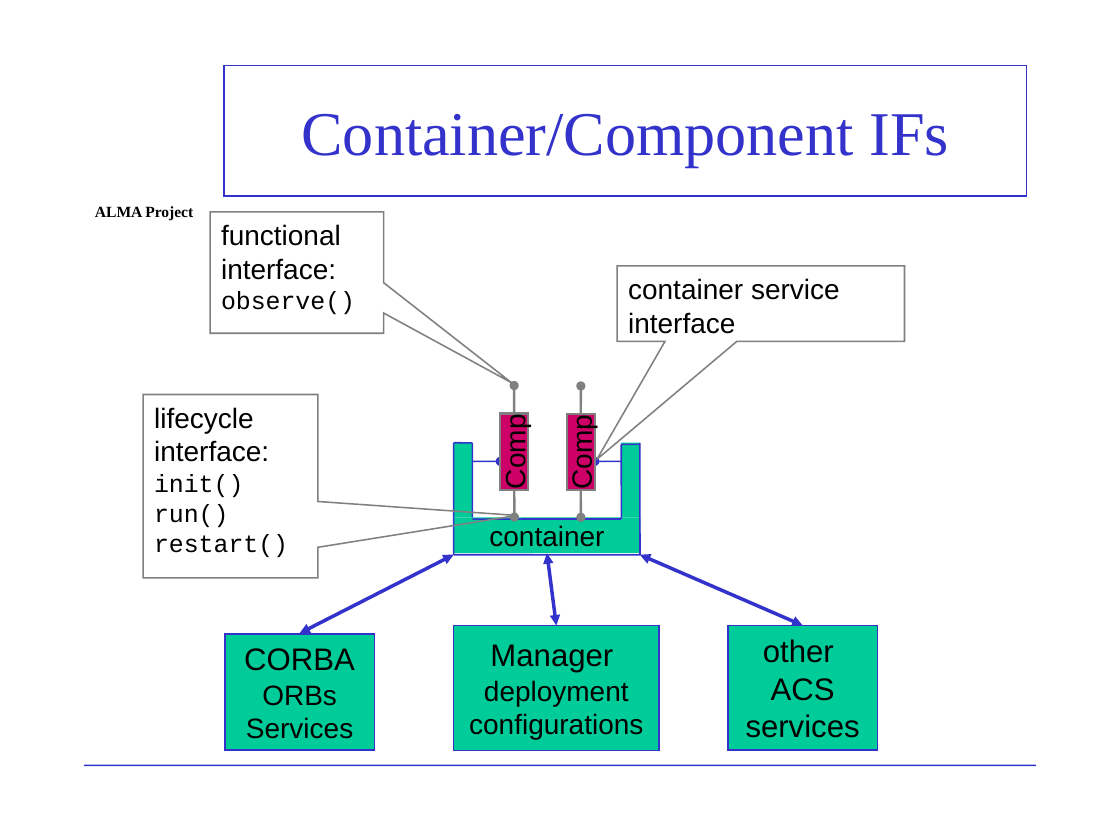
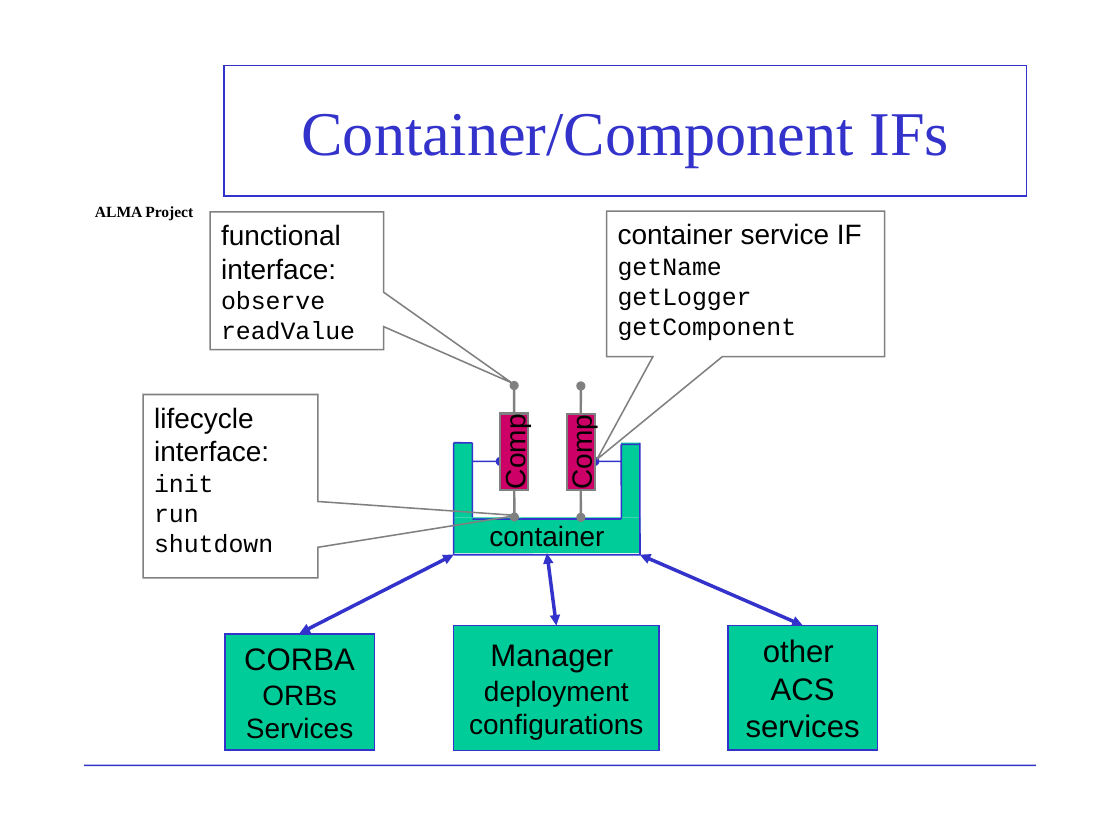
Before and after one commit to ACS-Community/ACS, a slide deck: slide 5 of Documents/ACS-Course/ACSCourse-01c-ContComp.ppt. Drawn at 1120x840 pixels with LibreOffice and Linux fonts; fonts in the diff are those of the drawing; background and template pictures are left out. Boxes give left, top, right and bottom in pixels: in the first picture for what was removed or moved away, otherwise in the second. Text is boxed around its words. In the diff, an @@ line names an element or a change of style, - is before the commit and + after.

```diff
--- a/Documents/ACS-Course/ACSCourse-01c-ContComp.ppt
+++ b/Documents/ACS-Course/ACSCourse-01c-ContComp.ppt
@@ speech box "functional" resized from (x1=211, y1=212, x2=384, y2=333) to (x1=211, y1=212, x2=384, y2=349) @@
@@ speech box "functional" at (x1=211, y1=212, x2=384, y2=349): proportions changed @@
@@ speech box "container service IF" at (x1=607, y1=212, x2=885, y2=357): proportions changed @@
@@ speech box "container service IF" resized from (x1=617, y1=267, x2=905, y2=342) to (x1=607, y1=212, x2=885, y2=357) @@
@@ text in speech box at (x1=618, y1=223, x2=862, y2=340): text changed; size 18 to 16 pt; font Arial to Courier New @@
-container service
-interface
+container service IF
+getName
+getLogger
+getComponent
@@ text in speech box at (x1=221, y1=291, x2=355, y2=340): text changed @@
-observe()
+observe
+readValue
@@ text in speech box at (x1=154, y1=474, x2=273, y2=553): text changed @@
-init()
-run()
-restart()
+init
+run
+shutdown
```
Also in this commit, not shown: 3 other slides changed, 1 slide added, 1 slide removed.
